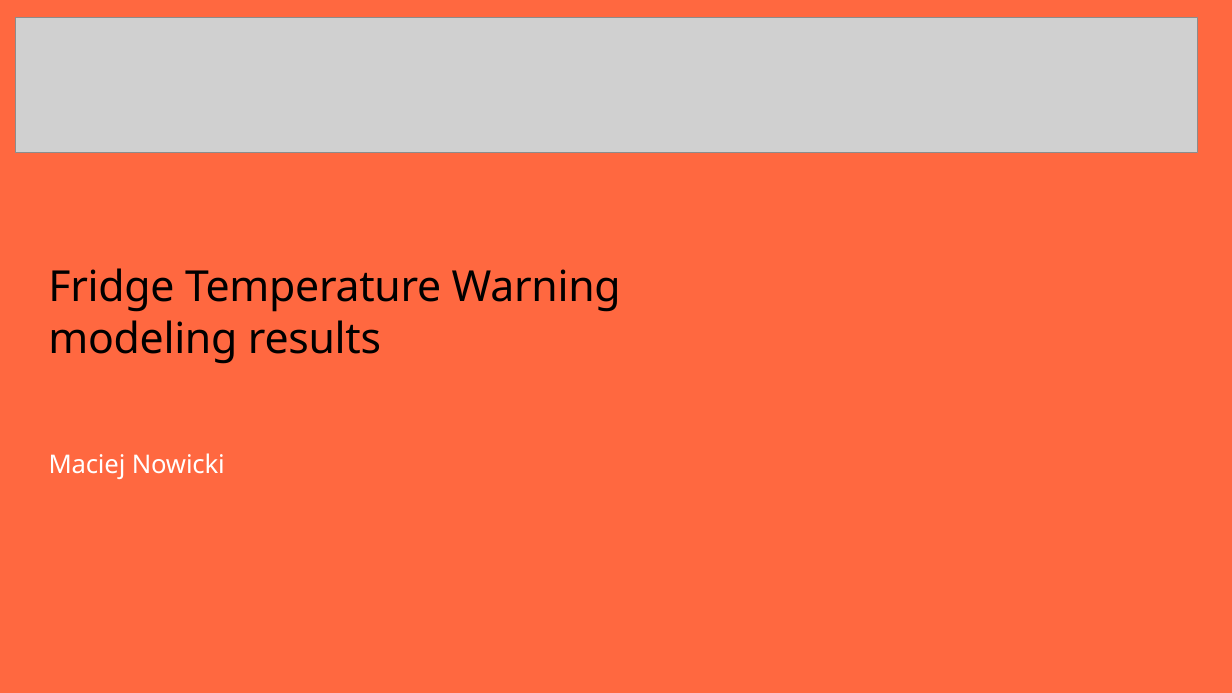
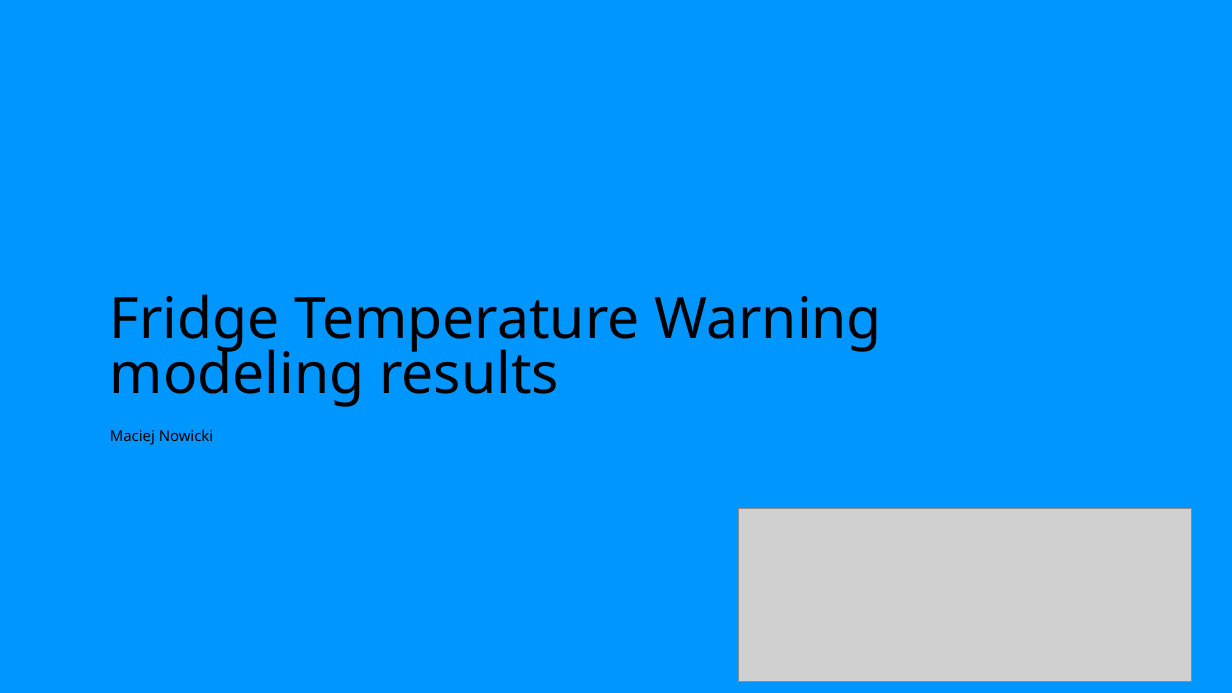
Before and after one commit to mnowicki94/udacity_clean_code_task, a slide deck: slide 1 of cdp.pptx. Drawn at 1232x693 pixels with LibreOffice and Linux fonts; fonts in the diff are those of the drawing; grey boxes stand for pictures; background and template pictures are left out. Boxes give left, top, right and bottom in pixels: in the first picture for what was removed or moved away, otherwise in the second. Text is boxed around its words. In the diff, an @@ line names an element or a change of style, - is before the commit and + after.

```diff
--- a/cdp.pptx
+++ b/cdp.pptx
@@ background #FF6840 to #0096FF @@
@@ picture removed at (15, 17, 1197, 153) @@
@@ text "Fridge Temperature Warning modeling results": place and size @@
-text "Fridge Temperature Warning modeling results" at (48, 268, 621, 364)
+text "Fridge Temperature Warning modeling results" at (110, 294, 882, 445)
@@ text "Fridge Temperature Warning modeling results" at (110, 294, 882, 445): vertical alignment bottom to top @@
@@ text at (110, 294, 882, 407): size 30 to 40 pt, letter spacing -0.2 to 0 pt in "Fridge Temperature Warning modeling results"; indent changed; line spacing 1 to 0.8 @@
@@ text at (110, 429, 213, 445): paragraph added @@
+Maciej Nowicki
@@ text removed at (49, 453, 225, 479) @@
-Maciej Nowicki
@@ picture added at (738, 508, 1192, 681) @@
```
Also in this commit, not shown: 30 other slides changed, 1 slide added, 3 slides removed.
